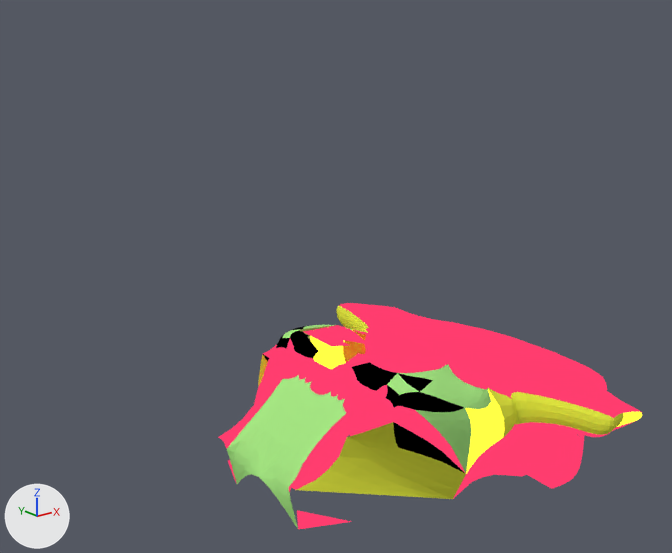
An edit to the Blender file assets/centaureBaseModel.blend, drawn before and after from the same camera.
The view is the same before and after, from a 50 mm lens placed at (-6.74, -9.43, 6.35), pointed at (-0.4, -1.5, 3.18). The axes (+X, +Y, +Z) are drawn at lower left. The lights are the same throughout.

Objects in the first picture: 'centaur'.
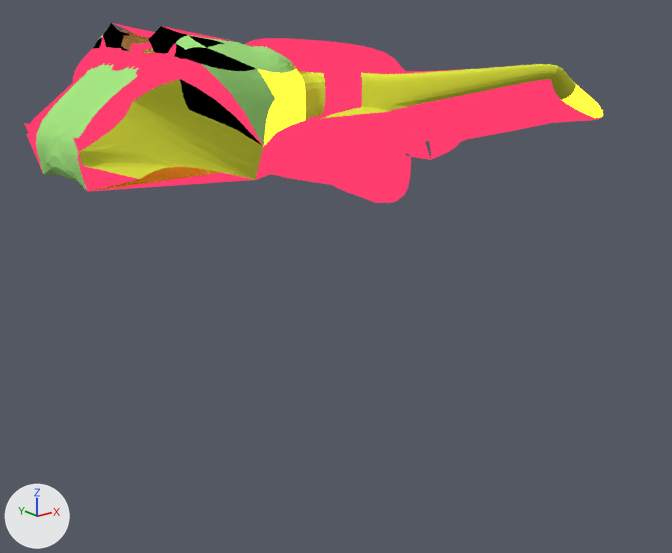
Where the change shows, as pixel boxes (x1, y1, x2, y2) in the pictures (672 x 553 px):
'centaur', reshaped, moved (36% wider, 20% shorter): before (218, 303, 642, 529); after (24, 23, 603, 203)
part 1 of me_cube, built on: before (308, 303, 642, 474); after (24, 30, 603, 191)

The change, as a diff of the scene's bpy script:
```diff
--- a/assets/centaureBaseModel.blend.py
+++ b/assets/centaureBaseModel.blend.py
@@ me_cube @@
 # used by ob_centaur; location = (0.0, -3.02, 1.71)
-me_cube.from_pydata(...)  # 144 vertices, 105 faces, 32 loose edges; spans x -2.57..1.7, y -2.08..1.0, z -0.54..1.4
+me_cube.from_pydata(...)  # 182 vertices, 173 faces, 22 loose edges; spans x -2.57..3.66, y -3.76..1.0, z -0.54..1.4
+# me_cube part 1
+# 9 vertices are removed from x -0.04..1.7, y -2.08..1.0, z 0.34..1.0
+# 27 faces are deleted
+# 10 loose edges are deleted
+# 2 vertices move from x 0.21, y -1.96..-1.79, z 0.69..0.89 to x 0.18, y -2.68..-2.6, z 0.7..1.04
+# 41 vertices are added at x -2.57..3.66, y -3.76..0.0, z -0.14..1.24
+# 6 new vertices lie (0.03, 0.0, 0.2) away from vertices in x 0.0..1.0, y -1.0..0.0, z 0.84..1.0
+# 70 new faces join them, mat_material (pink #ff3d6e)
+# 4 new faces join them, mat_glow (yellow #fff131)
+# 17 new faces join them, mat_heat_resistant_ceramic (yellow #e2e743)
+# 4 new faces join them, mat_material_001 (green #a6e783)
 me_cube.materials.append(mat_material)
@@ ob_centaur @@
 ob_centaur = bpy.data.objects.new('centaur', me_cube)
-ob_centaur.location = (0.0, -3.02, 1.71)
+ob_centaur.location = (-0.93, -1.2, 4.6)
 _m = ob_centaur.modifiers.new('Mirror', 'MIRROR')
```
